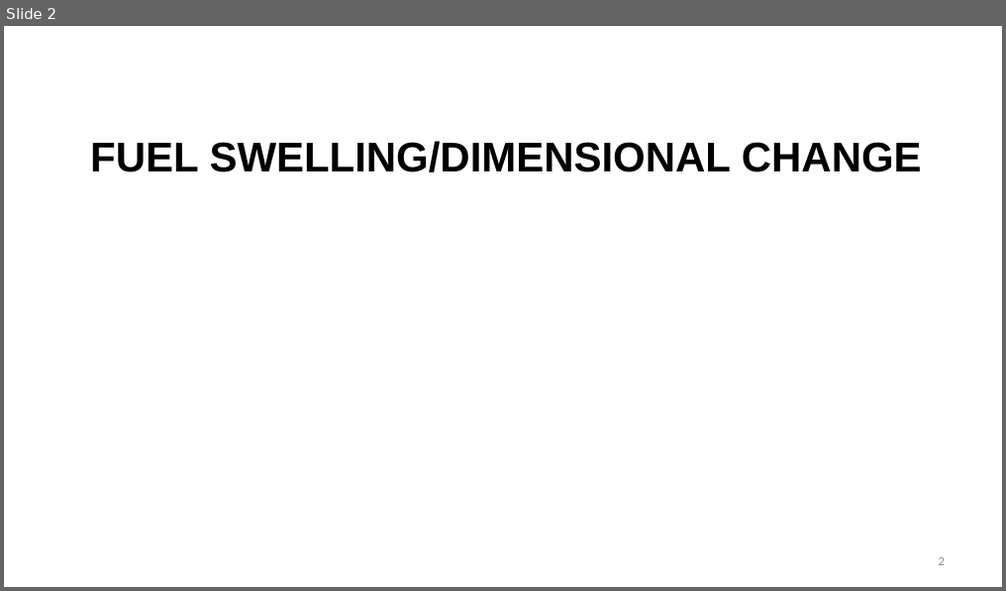
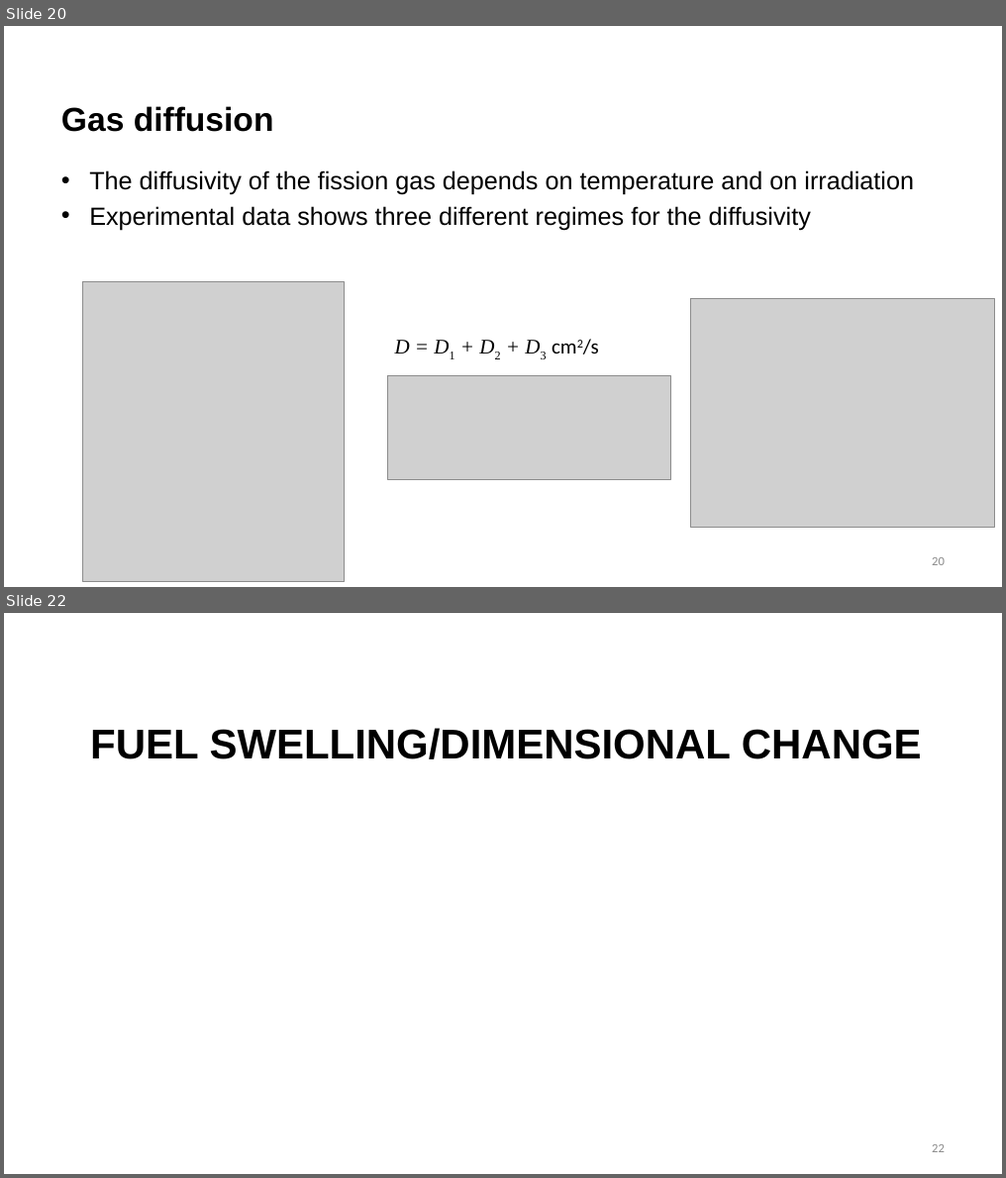
Before and after one commit to benbeeler/TEACHING, a slide deck: Nuclear_Fuel_Performance/NE533_Spring2026/Module3/Lec13_FGR_swelling.pptx. Shown one above the other, each under a label of ours: slide 2 before the commit, slides 20 and 22 after it; the slides between them are not shown. The pictures are 1006x591 and 1006x1178 pixels, drawn with LibreOffice and Linux fonts; fonts in the diff are those of the drawing; grey boxes stand for pictures; background and template pictures are left out. Boxes give left, top, right and bottom in pixels: in the first picture for what was removed or moved away, otherwise in the second. Text is boxed around its words. In the diff, an @@ line names an element or a change of style, - is before the commit and + after.

```diff
--- a/Nuclear_Fuel_Performance/NE533_Spring2026/Module3/Lec13_FGR_swelling.pptx
+++ b/Nuclear_Fuel_Performance/NE533_Spring2026/Module3/Lec13_FGR_swelling.pptx
@@ slide 20 added at [4,26,1002,587], background #FFFFFF @@
@@ title added at [61,106,274,132], 32 pt, text #000000, bold @@
+Gas diffusion
@@ text added at [89,171,914,230], 24 pt, text #000000 @@
+• The diffusivity of the fission gas depends on temperature and on irradiation
+• Experimental data shows three different regimes for the diffusivity
@@ picture added at [82,282,345,582] @@
@@ picture added at [690,299,995,528] @@
@@ text added at [395,339,599,355], 20 pt, text #000000 @@
+D = D1 + D2 + D3 cm2/s
@@ picture added at [387,376,671,480] @@
@@ page number added at [932,558,944,566], 12 pt, text #8C8C8C @@
+20
@@ what was slide 2 is now slide 22 @@
@@ page number at [932,1145,944,1153]: text changed @@
-2
+22
```
Also in this commit, not shown: 8 slides changed, 19 other slides added, 8 other files.
